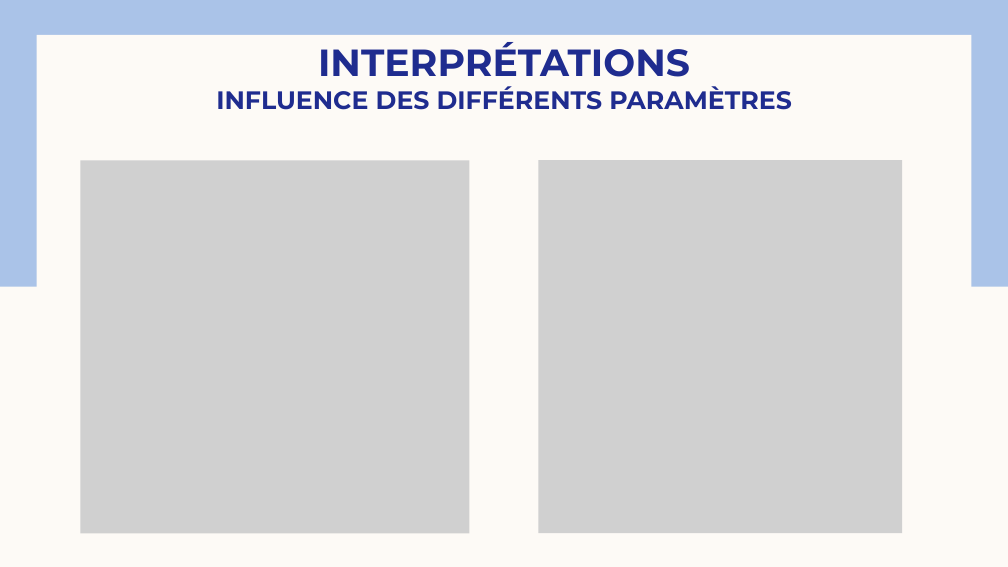
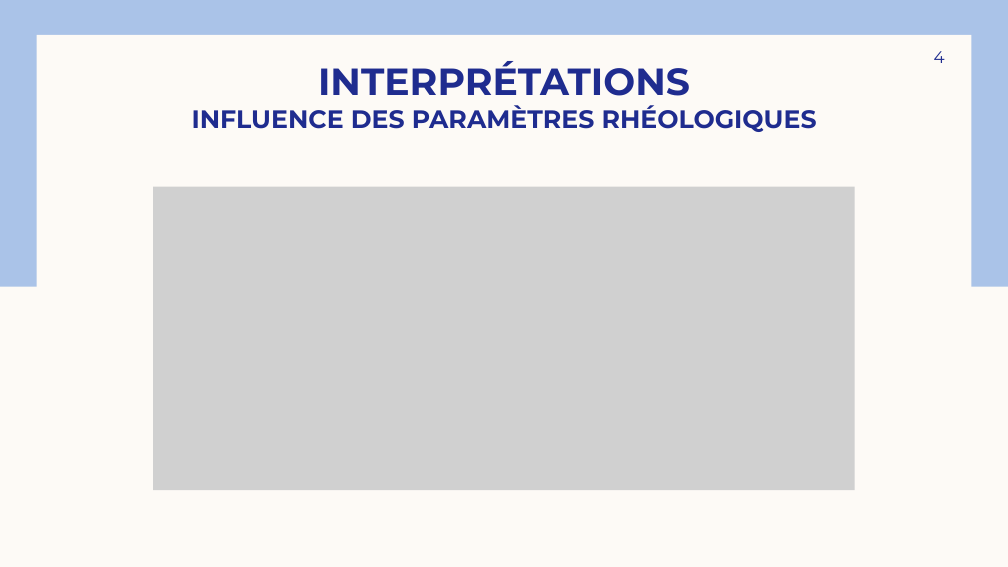
Before and after one commit to Josephine-gith/VS, a slide deck: slide 4 of PPT/Viscoplastic Squeeze pptGE 2.pptx (slide 5 before the commit). Drawn at 1008x567 pixels with LibreOffice and Linux fonts; fonts in the diff are those of the drawing; grey boxes stand for pictures. Boxes give left, top, right and bottom in pixels: in the first picture for what was removed or moved away, otherwise in the second. Text is boxed around its words. In the diff, an @@ line names an element or a change of style, - is before the commit and + after.

```diff
--- a/PPT/Viscoplastic Squeeze pptGE 2.pptx
+++ b/PPT/Viscoplastic Squeeze pptGE 2.pptx
@@ page number added at [934, 51, 945, 63], 16 pt, text #1F2C8F @@
+4
@@ text at [192, 61, 817, 132]: text changed @@
-INTERPRÉTATIONS
-INFLUENCE DES DIFFÉRENTS PARAMÈTRES
+INTERPRÉTATIONS
+INFLUENCE DES PARAMÈTRES RHÉOLOGIQUES
@@ picture removed at [538, 160, 902, 533] @@
@@ picture: place and size @@
-picture at [80, 160, 470, 533]
+picture at [154, 187, 855, 491]
```
Also in this commit, not shown: 9 other slides changed, 1 slide removed, 21 other files.
